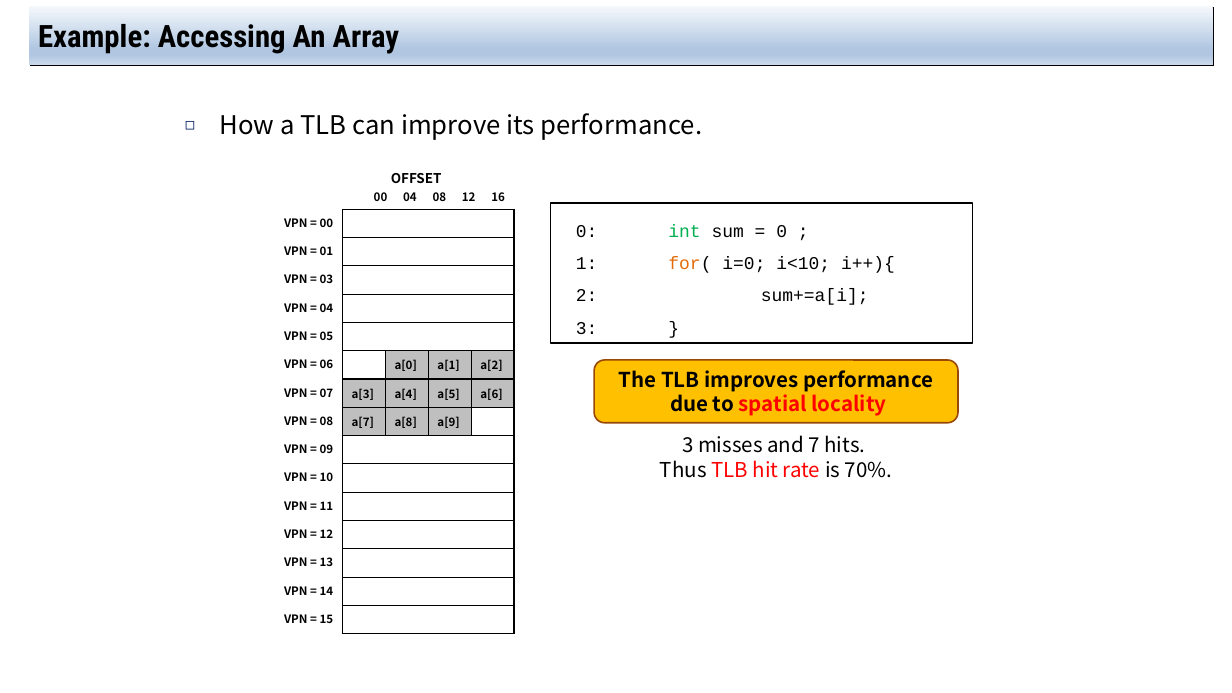
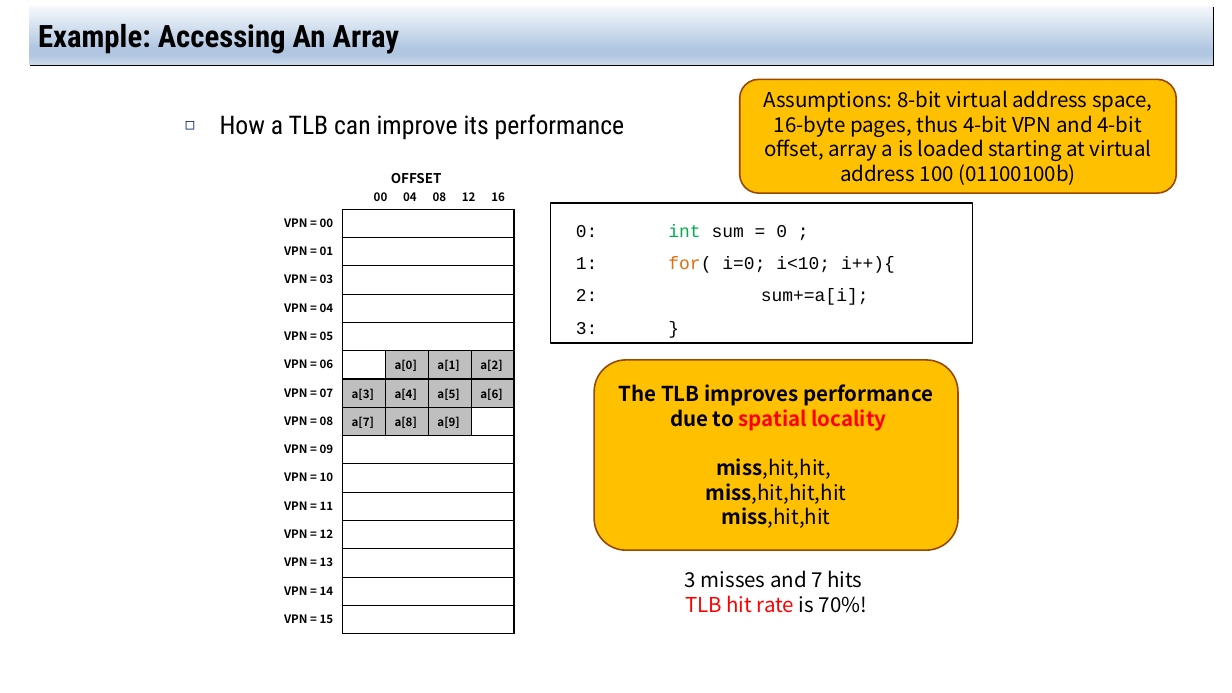
Before and after one commit to jachermocilla/extra-course-materials, a slide deck: slide 8 of cmsc125/ostep/slides/01.Virtualization/19.Translation_Lookaside_Buffers.pptx. Drawn at 1232x693 pixels with LibreOffice and Linux fonts; fonts in the diff are those of the drawing. Boxes give left, top, right and bottom in pixels: in the first picture for what was removed or moved away, otherwise in the second. Text is boxed around its words. In the diff, an @@ line names an element or a change of style, - is before the commit and + after.

```diff
--- a/cmsc125/ostep/slides/01.Virtualization/19.Translation_Lookaside_Buffers.pptx
+++ b/cmsc125/ostep/slides/01.Virtualization/19.Translation_Lookaside_Buffers.pptx
@@ rounded rectangle added at <box>740,79,1177,193</box>, fill #FFC000, outline #984807 1.25 pt, 16 pt, text #000000 @@
+Assumptions: 8-bit virtual address space, 16-byte pages, thus 4-bit VPN and 4-bit offset, array a is loaded starting at virtual address 100 (01100100b)
@@ text at <box>220,114,625,140</box>: text changed; font Noto Sans CJK KR to Roboto Condensed @@
-◻ How a TLB can improve its performance.
+◻ How a TLB can improve its performance
@@ rounded rectangle "The TLB improves performance": place and size @@
-rounded rectangle "The TLB improves performance" at <box>594,360,958,423</box>
+rounded rectangle "The TLB improves performance" at <box>594,360,958,551</box>
@@ text in rounded rectangle at <box>706,458,847,528</box>: paragraphs added @@
+miss,hit,hit,
+miss,hit,hit,hit
+miss,hit,hit
@@ text "3 misses and 7 hits": place and size @@
-text "3 misses and 7 hits" at <box>641,425,910,488</box>
+text "3 misses and 7 hits" at <box>685,570,867,613</box>
@@ text at <box>685,570,867,613</box>: text changed @@
-3 misses and 7 hits.
-Thus TLB hit rate is 70%.
+3 misses and 7 hits
+TLB hit rate is 70%!
```
Also in this commit, not shown: 13 other slides changed, 5 other files.
